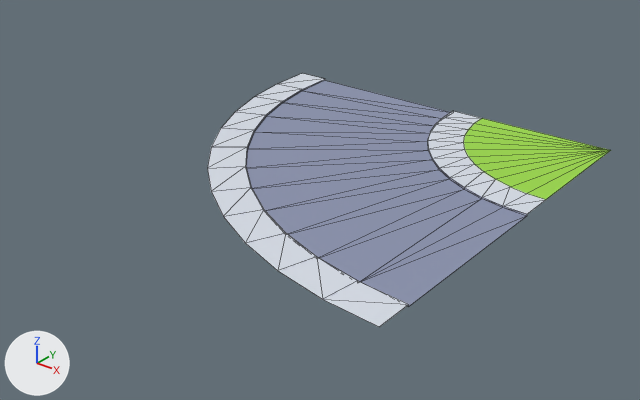
What one commit did to the glTF model res/models/neighborhood/street_curved.glb.
One viewpoint serves both versions: a camera (50 mm lens) standing at (15.7, -45.2, 18.9) and looking at (-10.9, -12.0, -1.7). Every picture has the same lights, and +X, +Y and +Z are marked at lower left. Mesh edges are drawn as thin lines. Vertices at the same position are counted once.

Before the edit, the objects in view are built like this:
```python
me_torus = bpy.data.meshes.new('Torus')
me_torus.from_pydata(...)  # 39 vertices, 48 faces; spans x -22.0..0.0, y -22.0..0.0, z 0.0..0.1
me_torus.materials.append(mat_street_curved_material)  # picture img_street_curved_texture
me_torus_002 = bpy.data.meshes.new('Torus.002')
me_torus_002.from_pydata(...)  # 14 vertices, 12 faces; spans x -8.0..0.0, y -8.0..0.0, z 0.1
me_torus_002.materials.append(mat_street_curved_material)  # picture img_street_curved_texture
me_torus_003 = bpy.data.meshes.new('Torus.003')
me_torus_003.from_pydata(...)  # 39 vertices, 48 faces; spans x -10.0..0.0, y -10.0..0.0, z 0.0..0.1
me_torus_003.materials.append(mat_street_curved_material)  # picture img_street_curved_texture
ob_grass = bpy.data.objects.new('Grass', me_torus_002)
ob_grass.location = (0.0, 0.0, 0.0)
ob_sidewalk = bpy.data.objects.new('Sidewalk', me_torus)
ob_sidewalk.location = (0.0, 0.0, 0.0)
ob_sidewalk_001 = bpy.data.objects.new('Sidewalk.001', me_torus_003)
ob_sidewalk_001.location = (0.0, 0.0, 0.0)
# also in view: 'Street' at (-10.0, -10.0, 0.0)
```
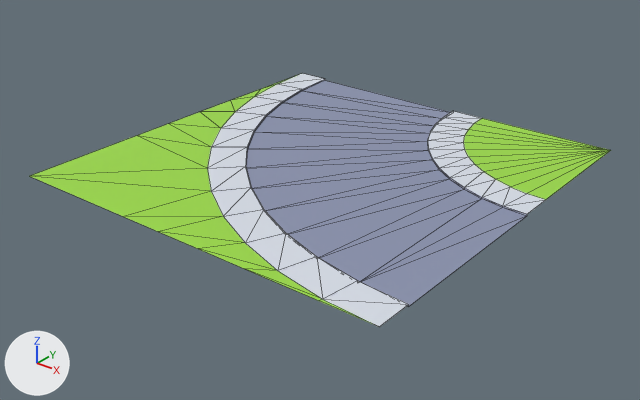
What differs and where, as boxes [x1, y1, x2, y2] in the pictures (640 x 400 px):
'Grass', reshaped (293% wider, 202% taller)
    before: [464, 118, 611, 200]
    after: [30, 74, 611, 324]
part 1 of me_torus_002, added (green)
    after: [30, 74, 372, 324]

What the commit changed:
me_torus_002 is used by ob_grass; location (0.0, 0.0, 0.0).
me_torus_002 had 14 vertices, 12 faces and spanned x -8.0..0.0, y -8.0..0.0, z 0.1.
me_torus_002 now has 39 vertices, 35 faces and spans x -22.0..0.0, y -22.0..0.0, z 0.1.
me_torus_002 part 1: a new loose piece of 25 vertices spanning x -22.0..0.0, y -22.0..0.0, z 0.1, in mat_street_curved_material (picture img_street_curved_texture).
